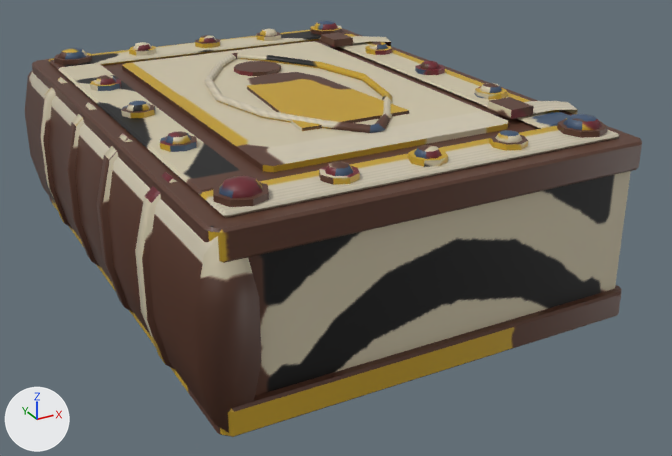
The FBX model Assets/Models/ArtBible/Items/High/IlluminatedPsalter/IlluminatedPsalter.fbx, before and after one commit.
Before and after are seen from a 50 mm camera at (-0.19, -0.384, 0.199) aimed at (0.01, -0.021, 0.017). The lights are fixed; the arrows at lower left show +X, +Y and +Z. The first picture is the older version. Vertices at exactly the same position are counted once.

Before the edit, the objects in view are built like this:
```python
me_illuminatedpsalter = bpy.data.meshes.new('IlluminatedPsalter')
me_illuminatedpsalter.from_pydata(...)  # 1104 vertices, 1092 faces; spans x -0.104..0.098, y -0.13..0.13, z -0.001..0.089
me_illuminatedpsalter.materials.append(mat_illuminatedpsalter)
ob_illuminatedpsalter = bpy.data.objects.new('IlluminatedPsalter', me_illuminatedpsalter)
ob_illuminatedpsalter.location = (0.0, 0.0, 0.0)
```
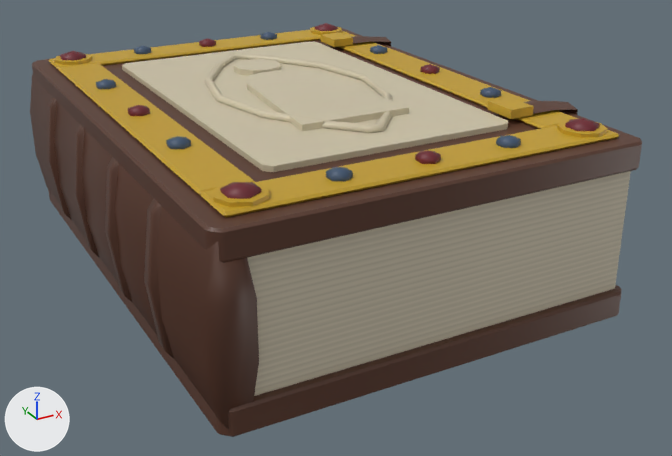
What differs and where, as boxes (x1, y1, x2, y2) in the pictures (672 x 456 px; the box of a moved part takes in the faces that stretch with it):
'IlluminatedPsalter', reshaped: before (25, 20, 642, 437); after (30, 23, 642, 437)
part 1 of me_illuminatedpsalter, added (brown): after (144, 199, 174, 359)
part 2 of me_illuminatedpsalter, added (brown): after (105, 157, 132, 302)
part 3 of me_illuminatedpsalter, added (brown): after (73, 124, 99, 257)
part 4 of me_illuminatedpsalter, added (brown): after (47, 97, 71, 219)
part 5 of me_illuminatedpsalter, added: after (60, 51, 86, 60)
part 6 of me_illuminatedpsalter, added: after (315, 23, 338, 31)
part 7 of me_illuminatedpsalter, added: after (565, 118, 600, 131)
part 8 of me_illuminatedpsalter, added (brown): after (220, 182, 261, 199)
part 9 of me_illuminatedpsalter, deleted: before (40, 20, 602, 369)
part 10 of me_illuminatedpsalter, cut back: before (25, 25, 608, 433); after (30, 27, 607, 429)
part 11 of me_illuminatedpsalter, cut back: before (365, 42, 507, 99); after (370, 45, 501, 98)
part 12 of me_illuminatedpsalter, cut back: before (90, 75, 197, 152); after (96, 79, 191, 149)
part 13 of me_illuminatedpsalter, moved or reshaped: before (234, 61, 409, 131); after (234, 59, 409, 131)
part 14 of me_illuminatedpsalter, surface changed: (30, 27, 622, 437) in both

The edits, one by one:
me_illuminatedpsalter is used by ob_illuminatedpsalter; location (0.0, 0.0, 0.0).
me_illuminatedpsalter had 1104 vertices, 1092 faces and spanned x -0.104..0.098, y -0.13..0.13, z -0.001..0.089.
me_illuminatedpsalter now has 704 vertices, 740 faces and spans x -0.102..0.098, y -0.13..0.13, z 0.0..0.087.
me_illuminatedpsalter part 1: a new loose piece, an 8-sided cylinder along y spanning x -0.1015..-0.0765, y -0.082..-0.074, z 0.0..0.08, in mat_illuminatedpsalter.
me_illuminatedpsalter part 2: a new loose piece, an 8-sided cylinder along y spanning x -0.1015..-0.0765, y -0.03..-0.022, z 0.0..0.08, in mat_illuminatedpsalter.
me_illuminatedpsalter part 3: a new loose piece, an 8-sided cylinder along y spanning x -0.1015..-0.0765, y 0.022..0.03, z 0.0..0.08, in mat_illuminatedpsalter.
me_illuminatedpsalter part 4: a new loose piece, an 8-sided cylinder along y spanning x -0.1015..-0.0765, y 0.074..0.082, z 0.0..0.08, in mat_illuminatedpsalter.
me_illuminatedpsalter part 5: a new loose piece, a UV sphere (6 segments, 3 rings, poles along z) spanning x -0.082..-0.07, y 0.1041..0.1179, z 0.0781..0.0871, in mat_illuminatedpsalter.
me_illuminatedpsalter part 6: a new loose piece, a UV sphere (6 segments, 3 rings, poles along z) spanning x 0.07..0.082, y 0.1041..0.1179, z 0.0781..0.0871, in mat_illuminatedpsalter.
me_illuminatedpsalter part 7: a new loose piece, a UV sphere (6 segments, 3 rings, poles along z) spanning x 0.07..0.082, y -0.1179..-0.1041, z 0.0781..0.0871, in mat_illuminatedpsalter.
me_illuminatedpsalter part 8: a new loose piece, a UV sphere (6 segments, 3 rings, poles along z) spanning x -0.082..-0.07, y -0.1179..-0.1041, z 0.0781..0.0871, in mat_illuminatedpsalter.
me_illuminatedpsalter part 9: 10 loose pieces with 216 vertices, spanning x -0.104..0.084, y -0.119..0.119, z -0.001..0.089, are deleted.
me_illuminatedpsalter part 10: 54 vertices moved from x -0.101..0.086, y -0.129..0.129, z 0.0..0.084 to x -0.099..0.086, y -0.129..0.129, z 0.0..0.084; 246 vertices removed from x -0.045..0.045, y -0.119..0.119, z 0.081..0.088; 78 vertices added at x -0.042..0.042, y -0.116..0.116, z 0.079..0.086.
me_illuminatedpsalter part 11: 4 vertices moved within x 0.076, y -0.045..0.045, z 0.084; 106 vertices removed from x 0.068..0.083, y -0.058..0.058, z 0.081..0.088; 38 vertices added at x 0.072..0.08, y -0.055..0.055, z 0.079..0.086.
me_illuminatedpsalter part 12: 4 vertices moved within x -0.076, y -0.045..0.045, z 0.084; 106 vertices removed from x -0.083..-0.068, y -0.058..0.058, z 0.081..0.088; 38 vertices added at x -0.08..-0.072, y -0.055..0.055, z 0.079..0.086.
me_illuminatedpsalter part 13: 20 vertices moved from x -0.026..0.026, y -0.058..0.055, z 0.084 to x -0.026..0.026, y -0.058..0.055, z 0.085.
me_illuminatedpsalter part 14: 391 kept faces spanning x -0.099..0.098, y -0.13..0.13, z 0.0..0.087 get new texture (UV) coordinates.
